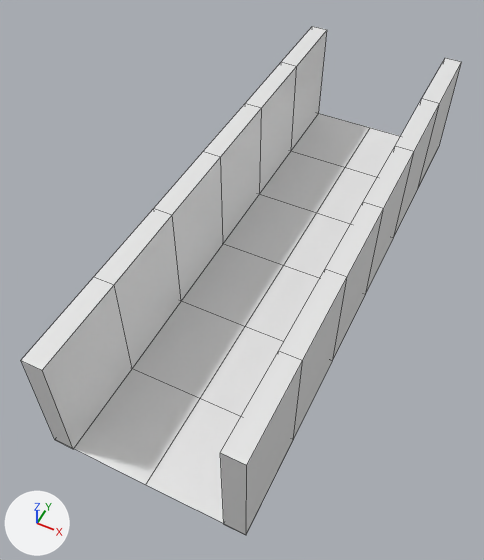
Before and after pictures for a commit that changed the FBX model Josh/fbx/Corridor.FBX.
Camera for both pictures: a 50 mm lens placed at (1.1, -2.82, 3.23), pointed at (-0.13, -0.35, 0.14). Every picture has the same lights, and +X, +Y and +Z are marked at lower left. Mesh edges are drawn as thin lines. Materials are left out; every surface is plain grey. Where no turn or scale is listed for an object, it has been applied to the vertices.
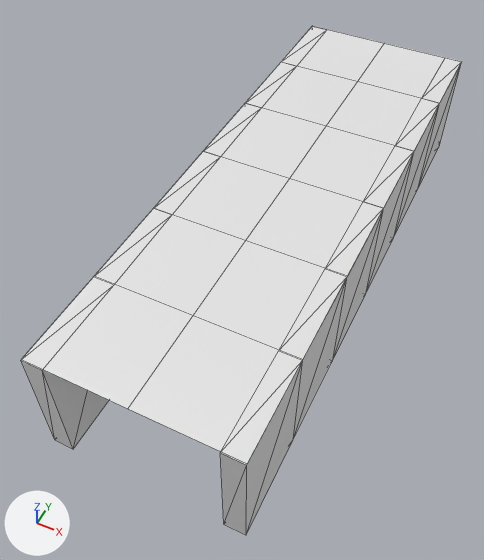
What changed in the scene script:
```text
Change ob_plane002:
    ob_plane002.location: (0.0, 0.0, 0.0) -> (0.0, 0.0, 0.734)
```

Changed parts and their boxes (x1, y1, x2, y2) in the pictures (484 x 560 px):
'Plane002', moved: before (74, 113, 400, 523); after (21, 26, 462, 464)
'Box008', unchanged, covered by the edit: before (21, 26, 327, 449); after (21, 360, 109, 449)
